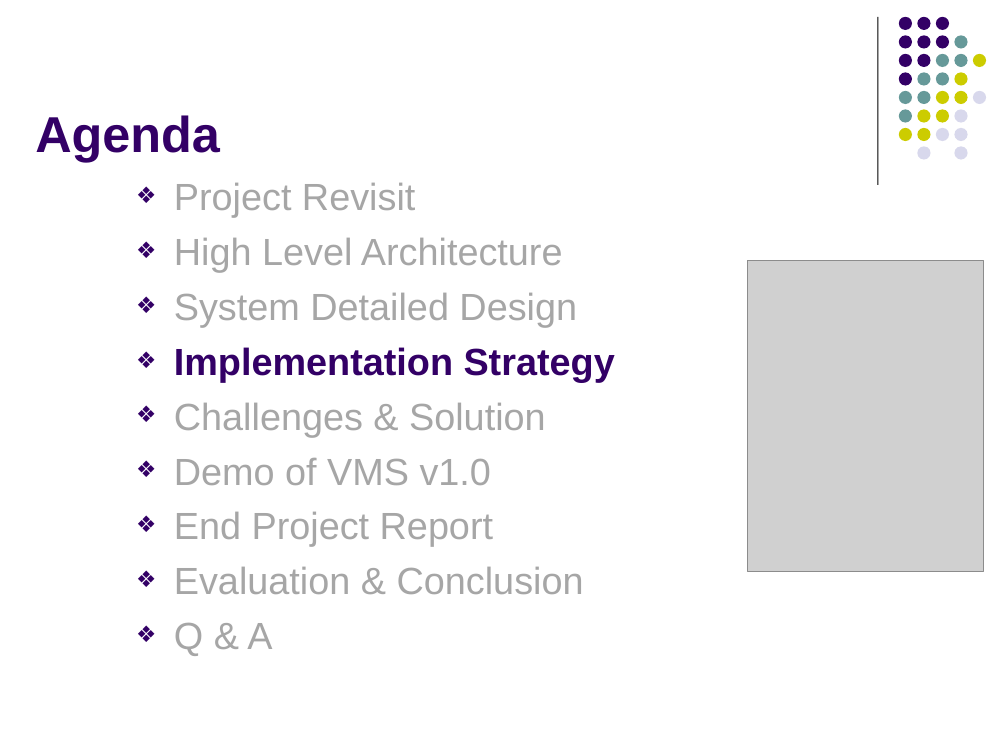
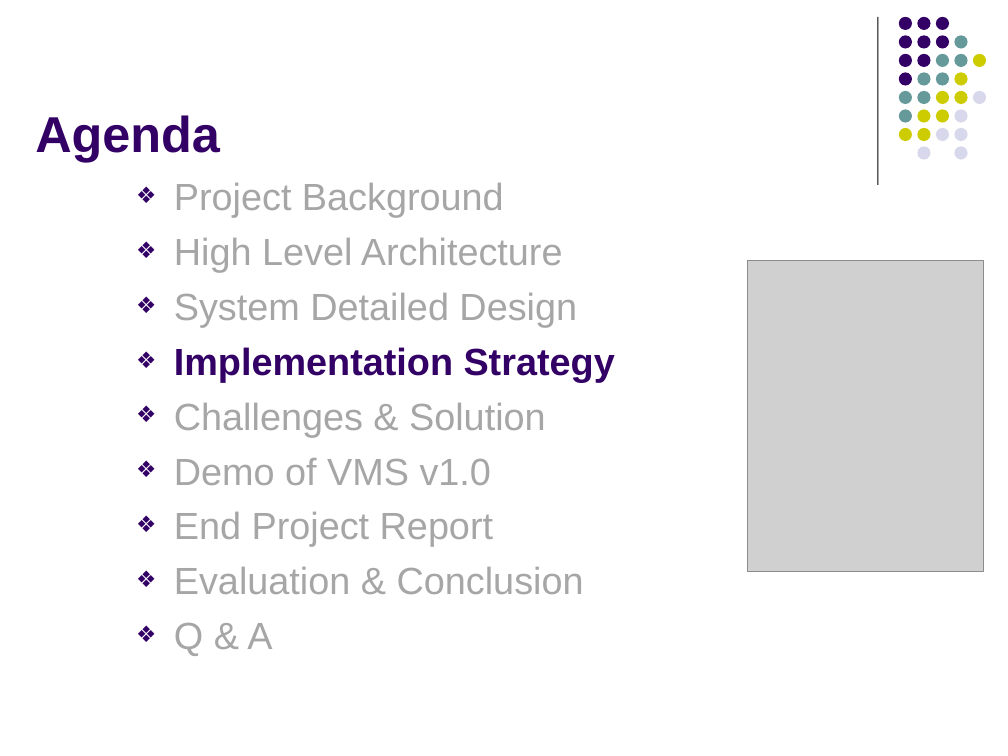
Before and after one commit to imireasa/mtech-se18-t08s, a slide deck: slide 9 of docs/W-9 Working Document/W-9.3 Presentation Slides/Phase 3/Submission/vms_presentation_3_v1.0.pptx. Drawn at 1008x756 pixels with LibreOffice and Linux fonts; fonts in the diff are those of the drawing; grey boxes stand for pictures. Boxes give left, top, right and bottom in pixels: in the first picture for what was removed or moved away, otherwise in the second. Text is boxed around its words. In the diff, an @@ line names an element or a change of style, - is before the commit and + after.

```diff
--- a/docs/W-9 Working Document/W-9.3 Presentation Slides/Phase 3/Submission/vms_presentation_3_v1.0.pptx
+++ b/docs/W-9 Working Document/W-9.3 Presentation Slides/Phase 3/Submission/vms_presentation_3_v1.0.pptx
@@ text at [174, 183, 504, 218]: text changed @@
-❖ Project Revisit
+❖ Project Background
```
Also in this commit, not shown: 4 other slides changed, 1 other file.
